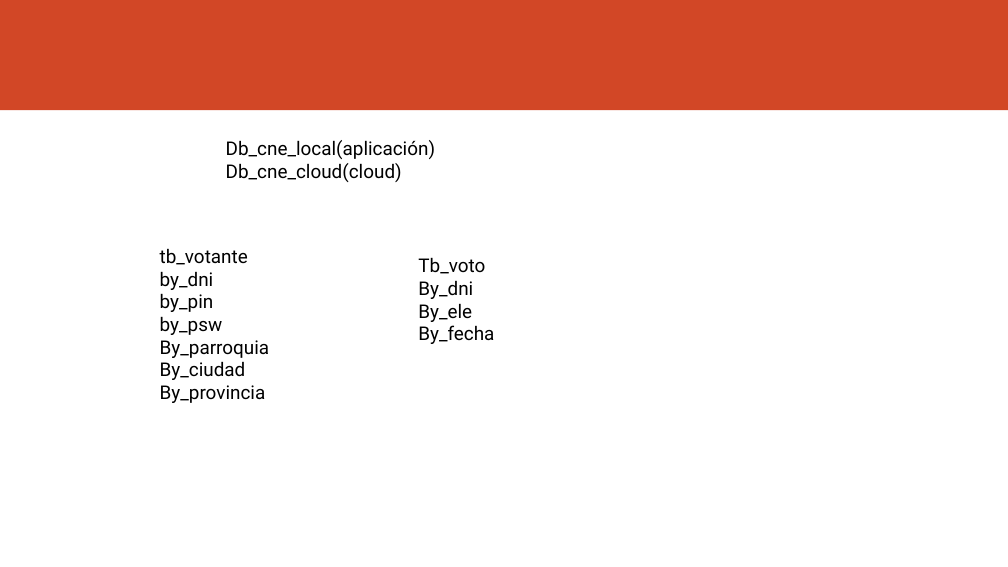
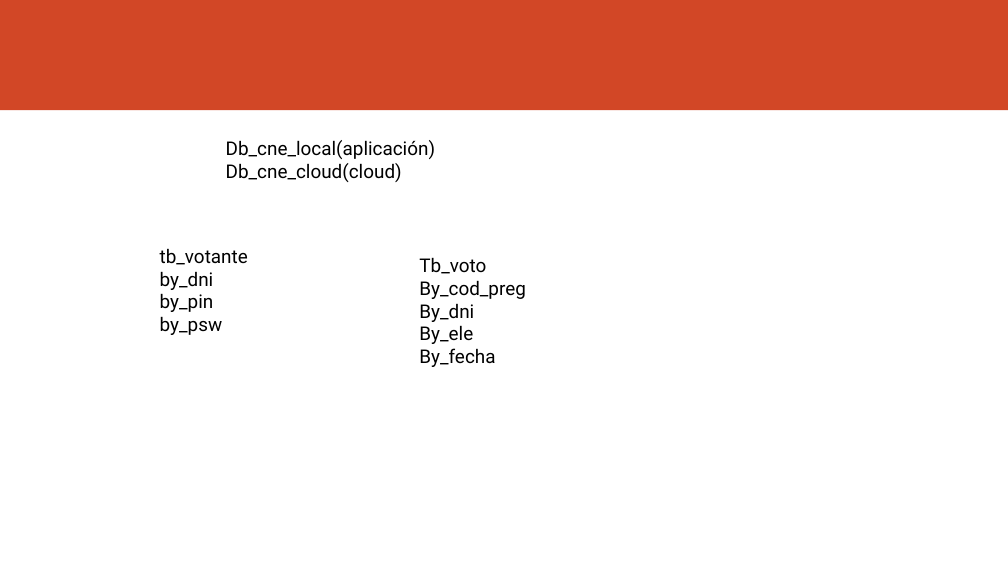
Before and after one commit to karin-romero/WT-Project, a slide deck: slide 2 of group6/Proyecto.pptx. Drawn at 1008x567 pixels with LibreOffice and Linux fonts; fonts in the diff are those of the drawing. Boxes give left, top, right and bottom in pixels: in the first picture for what was removed or moved away, otherwise in the second. Text is boxed around its words. In the diff, an @@ line names an element or a change of style, - is before the commit and + after.

```diff
--- a/group6/Proyecto.pptx
+++ b/group6/Proyecto.pptx
@@ text at (x1=419, y1=280, x2=525, y2=299): paragraph added @@
+By_cod_preg
@@ text at (x1=160, y1=340, x2=269, y2=403): paragraphs removed @@
-By_parroquia
-By_ciudad
-By_provincia
```
Also in this commit, not shown: 1 other slide changed.
